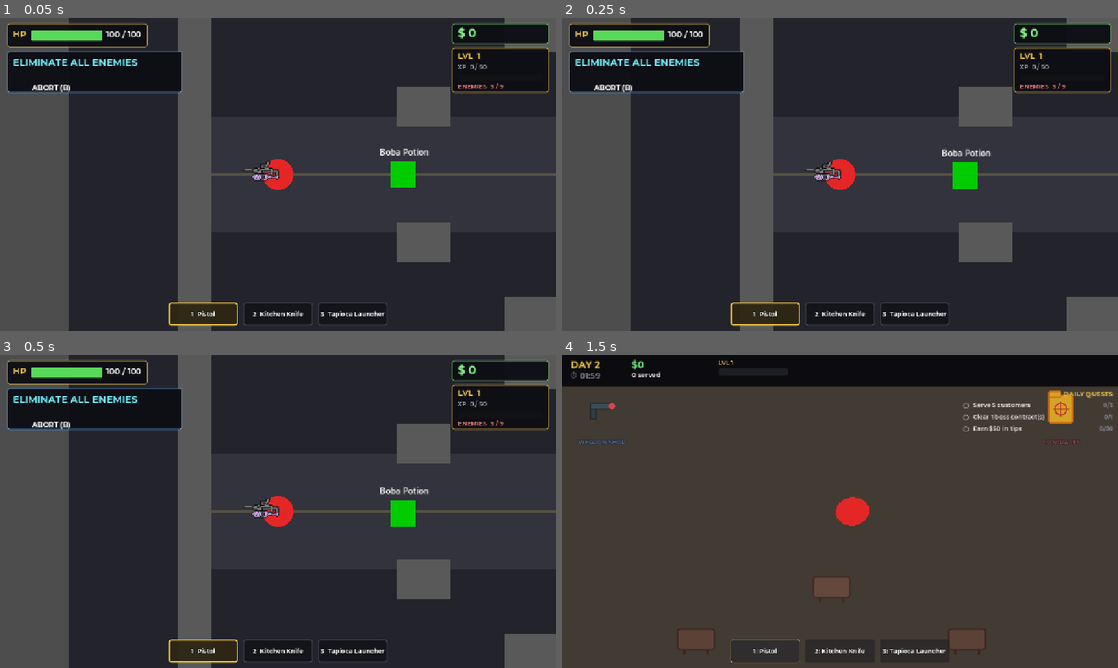
Above: before the commit, frames 1-4 (two rows, left to right).
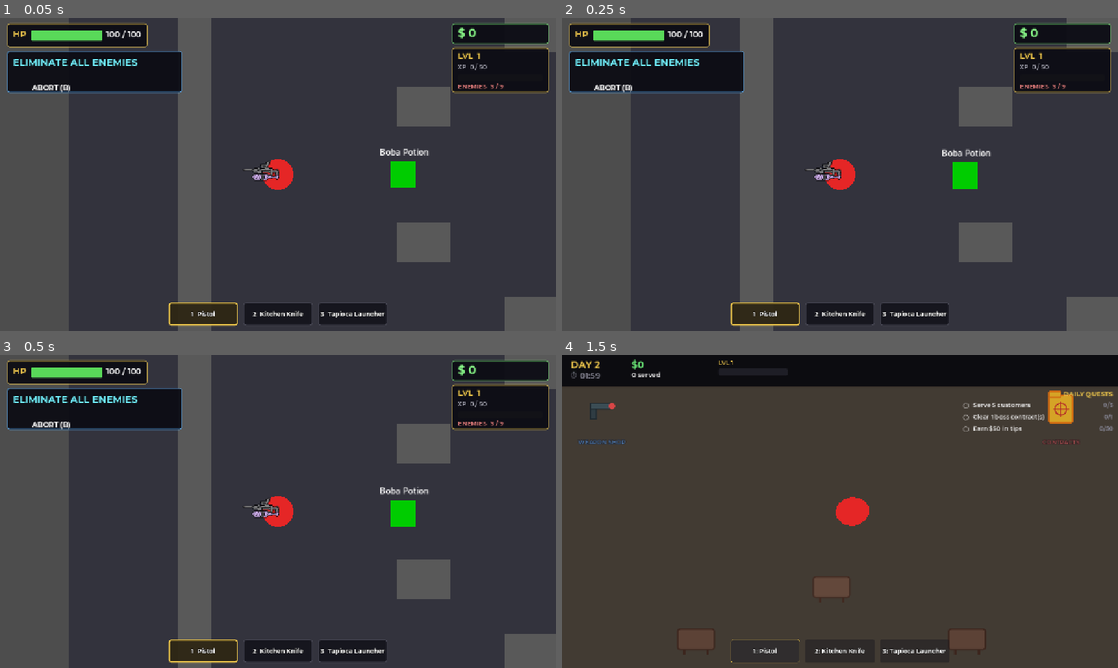
Above: after the commit, the same moments.

Repository: coyote321/BobaGame
Game: Godot game, scene res://Scenes/MissionScene.tscn
The game is run twice, just before and just after one commit, with the same random seed, the same clock (stepped at 60 frames per second) and the same inputs. This scene is started directly instead of the project's main scene. Sound files missing from this copy of the repository are replaced by a short silence.
Inputs (mouse positions are in pixels of both pictures, inside the frame that each line leads up to):
- Up to frame 1 (0.05 s): no input
- Up to frame 2 (0.25 s): no input
- Up to frame 3 (0.5 s): no input
- Up to frame 4 (1.5 s): click "ABORT (B)" at 0.5 s; tap Enter at 1.25 s; move the mouse to (962, 495) at 1.27 s; hold D (move_right) from 1.28 s (still down); tap G (ability) at 1.35 s; click (962, 495) at 1.42 s

The runs differ from the first frame. In frame 1, 0.4% of the frame differs, in the area x 38-100%, y 49-51%; in frame 2, 0.4%; in frame 3, 0.4%; in frame 4, nothing differs.

Commit message:
Refactor MissionScene files by updating background colors and removing unused polygon nodes for improved clarity and performance.

Diff:
--- a/Scenes/MissionScene.tscn
+++ b/Scenes/MissionScene.tscn
@@ -13,28 +13,8 @@
 script = ExtResource("1_manager")
 
 [node name="Background" type="Polygon2D" parent="."]
-color = Color(0.14, 0.14, 0.17, 1)
+color = Color(0.2, 0.2, 0.24, 1)
 polygon = PackedVector2Array(-200, -200, 2600, -200, 2600, 1700, -200, 1700)
-
-[node name="RoadHorizontal" type="Polygon2D" parent="."]
-color = Color(0.2, 0.2, 0.24, 1)
-polygon = PackedVector2Array(60, 640, 2340, 640, 2340, 860, 60, 860)
-
-[node name="RoadVertical" type="Polygon2D" parent="."]
-color = Color(0.2, 0.2, 0.24, 1)
-polygon = PackedVector2Array(1100, 60, 1340, 60, 1340, 1440, 1100, 1440)
-
-[node name="Plaza" type="Polygon2D" parent="."]
-color = Color(0.25, 0.23, 0.27, 1)
-polygon = PackedVector2Array(1040, 600, 1400, 600, 1400, 900, 1040, 900)
-
-[node name="RoadLineA" type="Polygon2D" parent="."]
-color = Color(0.45, 0.42, 0.28, 0.55)
-polygon = PackedVector2Array(60, 748, 1080, 748, 1080, 752, 60, 752)
-
-[node name="RoadLineB" type="Polygon2D" parent="."]
-color = Color(0.45, 0.42, 0.28, 0.55)
-polygon = PackedVector2Array(1360, 748, 2340, 748, 2340, 752, 1360, 752)
 
 [node name="Player" parent="." instance=ExtResource("2_player")]
 position = Vector2(200, 750)
--- a/Scenes/MissionScene2.tscn
+++ b/Scenes/MissionScene2.tscn
@@ -14,32 +14,8 @@
 script = ExtResource("1_manager")
 
 [node name="Background" type="Polygon2D" parent="."]
-color = Color(0.21, 0.17, 0.14, 1)
+color = Color(0.26, 0.21, 0.17, 1)
 polygon = PackedVector2Array(-200, -200, 2600, -200, 2600, 1800, -200, 1800)
-
-[node name="OfficeFloor" type="Polygon2D" parent="."]
-color = Color(0.27, 0.22, 0.18, 1)
-polygon = PackedVector2Array(60, 60, 820, 60, 820, 720, 60, 720)
-
-[node name="MainFloor" type="Polygon2D" parent="."]
-color = Color(0.24, 0.2, 0.17, 1)
-polygon = PackedVector2Array(820, 60, 2340, 60, 2340, 1100, 820, 1100)
-
-[node name="LoadingBay" type="Polygon2D" parent="."]
-color = Color(0.18, 0.15, 0.13, 1)
-polygon = PackedVector2Array(60, 720, 820, 720, 820, 1540, 60, 1540)
-
-[node name="Storage" type="Polygon2D" parent="."]
-color = Color(0.27, 0.22, 0.18, 1)
-polygon = PackedVector2Array(820, 1100, 2340, 1100, 2340, 1540, 820, 1540)
-
-[node name="FloorStripe1" type="Polygon2D" parent="."]
-color = Color(0.35, 0.29, 0.22, 0.55)
-polygon = PackedVector2Array(860, 380, 2300, 380, 2300, 384, 860, 384)
-
-[node name="FloorStripe2" type="Polygon2D" parent="."]
-color = Color(0.35, 0.29, 0.22, 0.55)
-polygon = PackedVector2Array(860, 780, 2300, 780, 2300, 784, 860, 784)
 
 [node name="Player" parent="." instance=ExtResource("2_player")]
 position = Vector2(240, 1380)
--- a/Scenes/MissionScene3.tscn
+++ b/Scenes/MissionScene3.tscn
@@ -12,32 +12,8 @@
 script = ExtResource("1_manager")
 
 [node name="Background" type="Polygon2D" parent="."]
-color = Color(0.1, 0.05, 0.07, 1)
+color = Color(0.2, 0.08, 0.1, 1)
 polygon = PackedVector2Array(-200, -200, 2400, -200, 2400, 1600, -200, 1600)
-
-[node name="ArenaFloor" type="Polygon2D" parent="."]
-color = Color(0.17, 0.07, 0.09, 1)
-polygon = PackedVector2Array(200, 180, 2000, 180, 2000, 1220, 200, 1220)
-
-[node name="ArenaInner" type="Polygon2D" parent="."]
-color = Color(0.22, 0.08, 0.1, 1)
-polygon = PackedVector2Array(440, 360, 1760, 360, 1760, 1040, 440, 1040)
-
-[node name="Dais" type="Polygon2D" parent="."]
-color = Color(0.32, 0.1, 0.12, 1)
-polygon = PackedVector2Array(920, 580, 1280, 580, 1280, 820, 920, 820)
-
-[node name="DaisCore" type="Polygon2D" parent="."]
-color = Color(0.45, 0.13, 0.15, 1)
-polygon = PackedVector2Array(980, 640, 1220, 640, 1220, 760, 980, 760)
-
-[node name="RuneStripeH" type="Polygon2D" parent="."]
-color = Color(0.55, 0.15, 0.18, 0.45)
-polygon = PackedVector2Array(200, 698, 2000, 698, 2000, 702, 200, 702)
-
-[node name="RuneStripeV" type="Polygon2D" parent="."]
-color = Color(0.55, 0.15, 0.18, 0.45)
-polygon = PackedVector2Array(1098, 180, 1102, 180, 1102, 1220, 1098, 1220)
 
 [node name="Player" parent="." instance=ExtResource("2_player")]
 position = Vector2(300, 700)
--- a/Scenes/MissionScene4.tscn
+++ b/Scenes/MissionScene4.tscn
@@ -13,28 +13,8 @@
 script = ExtResource("1_manager")
 
 [node name="Background" type="Polygon2D" parent="."]
-color = Color(0.1, 0.13, 0.11, 1)
+color = Color(0.16, 0.2, 0.16, 1)
 polygon = PackedVector2Array(-200, -200, 2600, -200, 2600, 1800, -200, 1800)
-
-[node name="OuterField" type="Polygon2D" parent="."]
-color = Color(0.13, 0.16, 0.13, 1)
-polygon = PackedVector2Array(100, 100, 2300, 100, 2300, 1500, 100, 1500)
-
-[node name="InnerCompound" type="Polygon2D" parent="."]
-color = Color(0.18, 0.22, 0.18, 1)
-polygon = PackedVector2Array(500, 420, 1900, 420, 1900, 1180, 500, 1180)
-
-[node name="CoreYard" type="Polygon2D" parent="."]
-color = Color(0.24, 0.3, 0.24, 1)
-polygon = PackedVector2Array(980, 700, 1420, 700, 1420, 900, 980, 900)
-
-[node name="PathNS" type="Polygon2D" parent="."]
-color = Color(0.2, 0.24, 0.2, 0.5)
-polygon = PackedVector2Array(1180, 100, 1220, 100, 1220, 1500, 1180, 1500)
-
-[node name="PathEW" type="Polygon2D" parent="."]
-color = Color(0.2, 0.24, 0.2, 0.5)
-polygon = PackedVector2Array(100, 780, 2300, 780, 2300, 820, 100, 820)
 
 [node name="Player" parent="." instance=ExtResource("2_player")]
 position = Vector2(1200, 800)
